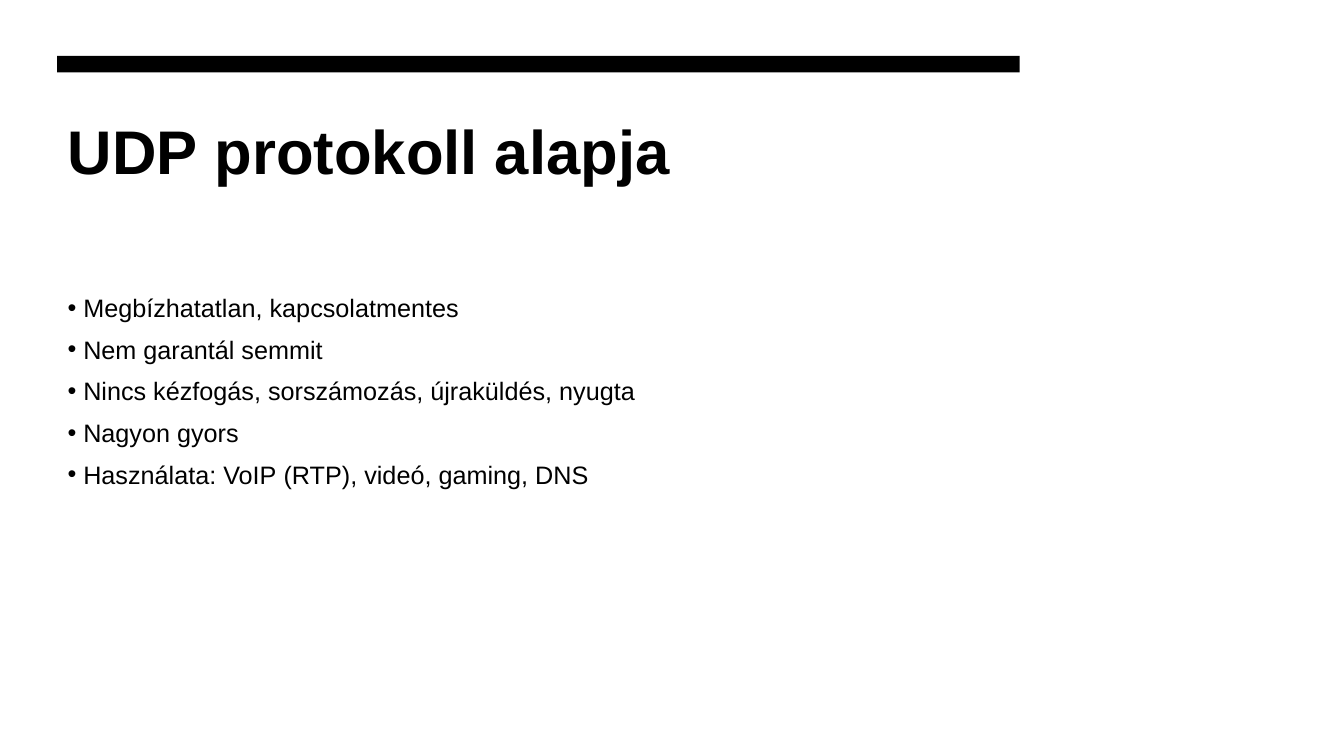
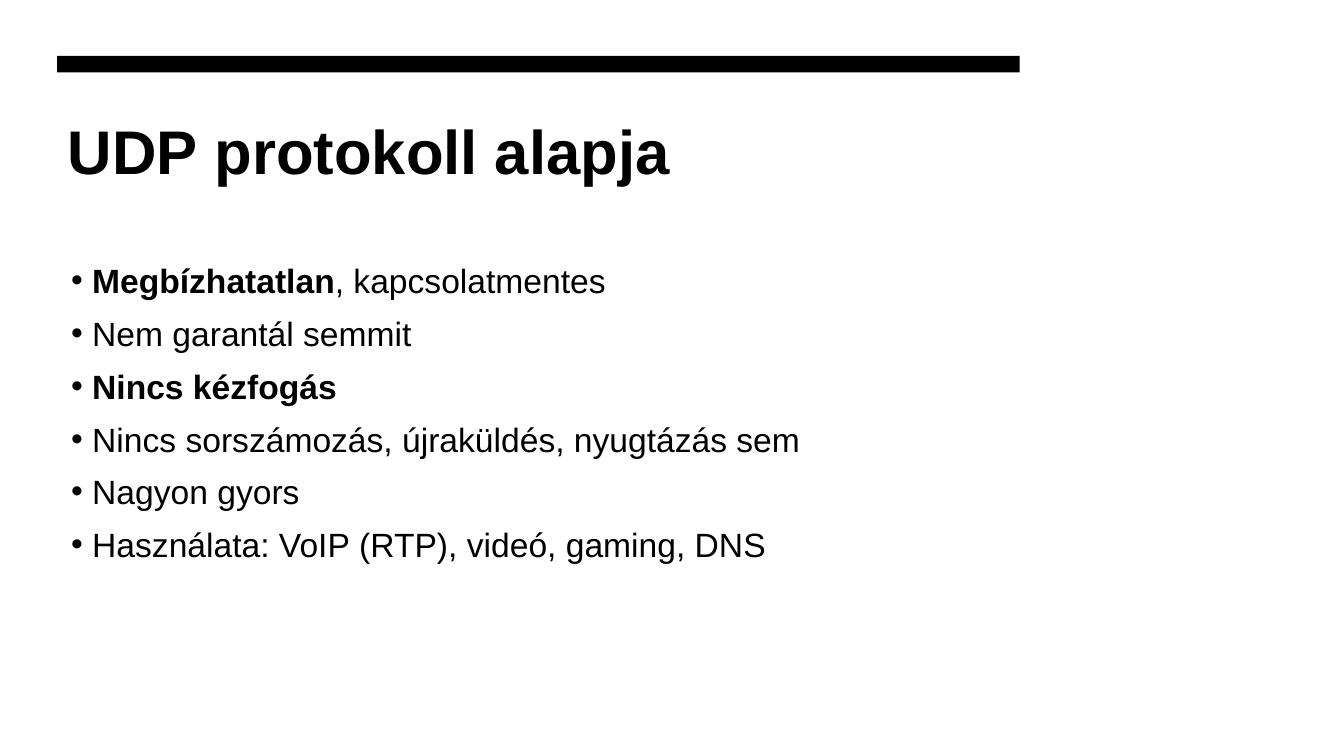
Before and after one commit to zbalogh/oe-internetes-alkalmazasok, a slide deck: slide 13 of 01/01_eloadas_internet_alapjai_tcp_ip.pptx. Drawn at 1344x756 pixels with LibreOffice and Linux fonts; fonts in the diff are those of the drawing. Boxes give left, top, right and bottom in pixels: in the first picture for what was removed or moved away, otherwise in the second. Text is boxed around its words. In the diff, an @@ line names an element or a change of style, - is before the commit and + after.

Commit message:
updated PPT and PDF files

```diff
--- a/01/01_eloadas_internet_alapjai_tcp_ip.pptx
+++ b/01/01_eloadas_internet_alapjai_tcp_ip.pptx
@@ text "Megbízhatatlan, kapcsolatmentes": place and size @@
-text "Megbízhatatlan, kapcsolatmentes" at [83, 298, 635, 489]
+text "Megbízhatatlan, kapcsolatmentes" at [92, 268, 799, 564]
@@ text at [92, 268, 766, 564]: size 18 to 24 pt in "Megbízhatatlan, kapcsolatmentes", "Nem garantál semmit", "Nagyon gyors", "Használata: VoIP (RTP), videó, gaming, DNS"; bold on in "Megbízhatatlan," @@
@@ text at [92, 374, 799, 459]: text changed; size 18 to 24 pt @@
-• Nincs kézfogás, sorszámozás, újraküldés, nyugta
+• Nincs kézfogás
+• Nincs sorszámozás, újraküldés, nyugtázás sem
```
Also in this commit, not shown: 7 other slides changed, 3 other files.
